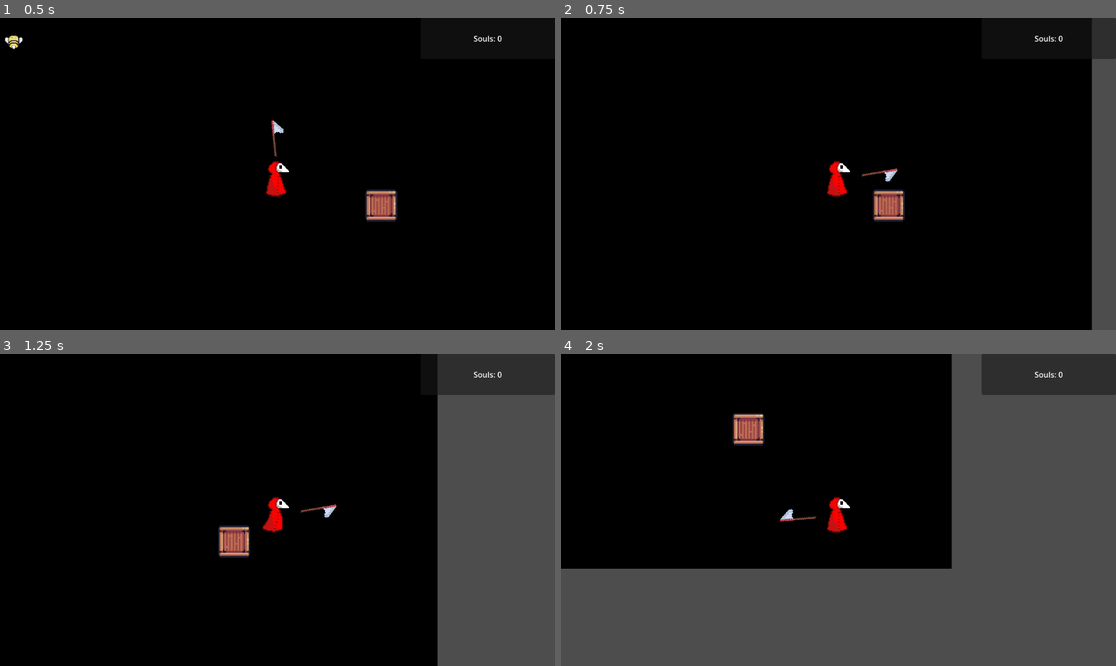
Above: before the commit, frames 1-4 (two rows, left to right).
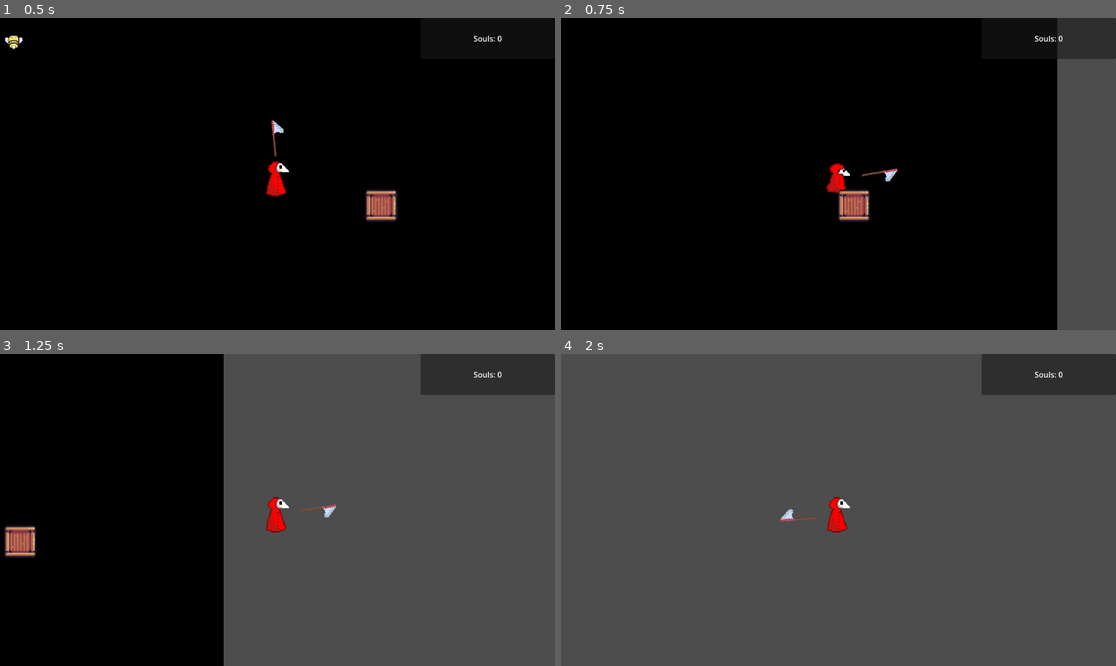
Above: after the commit, the same moments.

Repository: GlitchSkye/Game-test-top-down
Game: Godot game, scene res://game.tscn
Two runs of this game, one before a commit and one after it. Both use one fixed random seed, a clock stepped at 60 frames per second and the inputs below.
Inputs (mouse positions are in pixels of both pictures, inside the frame that each line leads up to):
- Up to frame 1 (0.5 s): no input
- Up to frame 2 (0.75 s): move the mouse to (960, 158) at 0.52 s; hold Right (ui_right) from 0.53 s (still down); tap Shift (ui_dash) at 0.6 s
- Up to frame 3 (1.25 s): keep holding Right (ui_right)
- Up to frame 4 (2 s): move the mouse to (727, 525) at 1.27 s; release Right (ui_right) at 1.28 s; hold Down (ui_down) from 1.28 s (still down); tap Shift (ui_dash) at 1.35 s

Frame 1 is identical in both runs. In frame 2, 7.6% of the frame differs, in the area x 47-96%, y 0-100%; in frame 3, 39%; in frame 4, 48%, in the area x 0-71%, y 0-69%.

Commit message:
added dash animation

Diff:
--- a/player/player_character_body_2d.tscn
+++ b/player/player_character_body_2d.tscn
@@ -1,20 +1,53 @@
-[gd_scene load_steps=22 format=3 uid="uid://k3ev0lxxvrob"]
+[gd_scene load_steps=31 format=3 uid="uid://k3ev0lxxvrob"]
 
 [ext_resource type="Script" path="res://program/Player/playercharacterbody2d.gd" id="1_ywxm0"]
+[ext_resource type="Texture2D" uid="uid://60jl53n3t7me" path="res://player-dash.png" id="2_2o7wd"]
 [ext_resource type="Texture2D" uid="uid://b1asfiol03rc1" path="res://player/player-run-sprite.png" id="4_71oal"]
 [ext_resource type="PackedScene" uid="uid://dwhyh07kbxenr" path="res://sword.tscn" id="5_ktt4c"]
 
-[sub_resource type="AtlasTexture" id="AtlasTexture_ivunn"]
-atlas = ExtResource("4_71oal")
+[sub_resource type="AtlasTexture" id="AtlasTexture_o67xv"]
+atlas = ExtResource("2_2o7wd")
+region = Rect2(0, 0, 64, 64)
+
+[sub_resource type="AtlasTexture" id="AtlasTexture_q660o"]
+atlas = ExtResource("2_2o7wd")
+region = Rect2(64, 0, 64, 64)
+
+[sub_resource type="AtlasTexture" id="AtlasTexture_g10fw"]
+atlas = ExtResource("2_2o7wd")
+region = Rect2(128, 0, 64, 64)
+
+[sub_resource type="AtlasTexture" id="AtlasTexture_bayjv"]
+atlas = ExtResource("2_2o7wd")
+region = Rect2(192, 0, 64, 64)
+
+[sub_resource type="AtlasTexture" id="AtlasTexture_gp00r"]
+atlas = ExtResource("2_2o7wd")
 region = Rect2(256, 0, 64, 64)
 
-[sub_resource type="AtlasTexture" id="AtlasTexture_fskfn"]
-atlas = ExtResource("4_71oal")
+[sub_resource type="AtlasTexture" id="AtlasTexture_tgsd2"]
+atlas = ExtResource("2_2o7wd")
 region = Rect2(320, 0, 64, 64)
 
-[sub_resource type="AtlasTexture" id="AtlasTexture_y2mnl"]
-atlas = ExtResource("4_71oal")
+[sub_resource type="AtlasTexture" id="AtlasTexture_lhoeg"]
+atlas = ExtResource("2_2o7wd")
 region = Rect2(384, 0, 64, 64)
+
+[sub_resource type="AtlasTexture" id="AtlasTexture_j2vn1"]
+atlas = ExtResource("2_2o7wd")
+region = Rect2(448, 0, 64, 64)
+
+[sub_resource type="AtlasTexture" id="AtlasTexture_ul3ex"]
+atlas = ExtResource("2_2o7wd")
+region = Rect2(512, 0, 64, 64)
+
+[sub_resource type="AtlasTexture" id="AtlasTexture_k1ftr"]
+atlas = ExtResource("2_2o7wd")
+region = Rect2(576, 0, 64, 64)
+
+[sub_resource type="AtlasTexture" id="AtlasTexture_fbi7x"]
+atlas = ExtResource("2_2o7wd")
+region = Rect2(640, 0, 64, 64)
 
 [sub_resource type="AtlasTexture" id="AtlasTexture_5weg3"]
 atlas = ExtResource("4_71oal")
@@ -68,17 +101,41 @@
 animations = [{
 "frames": [{
 "duration": 1.0,
-"texture": SubResource("AtlasTexture_ivunn")
-}, {
-"duration": 1.0,
-"texture": SubResource("AtlasTexture_fskfn")
-}, {
-"duration": 1.0,
-"texture": SubResource("AtlasTexture_y2mnl")
+"texture": SubResource("AtlasTexture_o67xv")
+}, {
+"duration": 1.0,
+"texture": SubResource("AtlasTexture_q660o")
+}, {
+"duration": 1.0,
+"texture": SubResource("AtlasTexture_g10fw")
+}, {
+"duration": 1.0,
+"texture": SubResource("AtlasTexture_bayjv")
+}, {
+"duration": 1.0,
+"texture": SubResource("AtlasTexture_gp00r")
+}, {
+"duration": 1.0,
+"texture": SubResource("AtlasTexture_tgsd2")
+}, {
+"duration": 1.0,
+"texture": SubResource("AtlasTexture_lhoeg")
+}, {
+"duration": 1.0,
+"texture": SubResource("AtlasTexture_j2vn1")
+}, {
+"duration": 1.0,
+"texture": SubResource("AtlasTexture_ul3ex")
+}, {
+"duration": 1.0,
+"texture": SubResource("AtlasTexture_k1ftr")
+}, {
+"duration": 1.0,
+"texture": SubResource("AtlasTexture_fbi7x")
 }],
 "loop": true,
 "name": &"dash",
-"speed": 5.0
+"speed": 15.0
 }, {
 "frames": [{
 "duration": 1.0,
@@ -144,7 +201,8 @@
 sprite_frames = SubResource("SpriteFrames_tbx6f")
 animation = &"dash"
 autoplay = "idle"
-frame_progress = 0.717666
+frame = 6
+frame_progress = 0.812276
 
 [node name="Area2D" type="Area2D" parent="." groups=["player"]]
 
--- a/program/Player/playercharacterbody2d.gd
+++ b/program/Player/playercharacterbody2d.gd
@@ -1,69 +1,91 @@
 extends CharacterBody2D
 
+# Constants for movement and dash behavior
 const SPEED = 300.0
-const DASH_SPEED = 600.0
-const DASH_DURATION = 0.2
+const DASH_SPEED = 1200.0
+const DASH_DURATION = 0.5
 const DASH_COOLDOWN = 1.0
 const DECELERATION = 10.0
+
+# Animation states as constants to avoid typos
+const IDLE_ANIMATION = "idle"
+const RUN_ANIMATION = "run"
+const DASH_ANIMATION = "dash"
+
+# Variables for dash control
 var is_dashing = false
 var dash_time = 0.0
-var dash_cooldown_time = 0.0
+var dash_cooldown_time = 0.0  # Initialize cooldown time to 0
+var dash_direction = Vector2.ZERO  # Store the direction of the dash
+var has_dashed = false  # Flag to track if the dash has been used
 
 var mouse_position = Vector2()
 
 @onready var player: AnimatedSprite2D = $player
-@onready var bee_collectable: CharacterBody2D = $bee_collectable # Corrected node path reference
+@onready var bee_collectable: CharacterBody2D = $bee_collectable
 @onready var game_manager: Node = %GameManager
 @onready var sword: Area2D = $"../weapon/sword"
 
 func _physics_process(delta: float) -> void:
-	# Handle Dash cooldown
+	# Handle dash cooldown
 	if dash_cooldown_time > 0:
 		dash_cooldown_time -= delta
 
-	# Handle dash timing
+	# Update dash state
 	if is_dashing:
-		dash_time -= delta
-		if dash_time <= 0:
-			is_dashing = false  # End the dash
+		update_dash(delta)
+	else:
+		handle_movement(delta)
 
-	# Animations for walking
-	if abs(velocity.x) > 1:
-		player.animation = "run"
+	# Apply velocity to the character
+	move_and_slide()  # No arguments needed, `velocity` is already part of the character
+
+	# Set player flip based on movement direction
+	player.flip_h = velocity.x < 0
+
+# Function to handle basic movement
+func handle_movement(delta: float) -> void:
+	var direction = Vector2(Input.get_axis("ui_left", "ui_right"), Input.get_axis("ui_up", "ui_down"))
+
+	# Start dash if the dash input is pressed
+	if Input.is_action_just_pressed("ui_dash") and (not has_dashed or dash_cooldown_time <= 0):
+		start_dash(direction)
+		return
+
+	# Handle normal movement when not dashing
+	if direction != Vector2.ZERO:
+		velocity = direction.normalized() * SPEED
+		set_animation(RUN_ANIMATION)
 	else:
-		player.animation = "idle"
+		velocity.x = move_toward(velocity.x, 0, DECELERATION)
+		velocity.y = move_toward(velocity.y, 0, DECELERATION)
+		set_animation(IDLE_ANIMATION)
 
-	# Get the input direction and handle the movement/deceleration
-	var direction := Input.get_axis("ui_left", "ui_right")
-
-	# Check for Dash input (Shift key or custom dash action)
-	if Input.is_action_just_pressed("ui_dash") and not is_dashing and dash_cooldown_time <= 0:
+# Function to start dash
+func start_dash(direction: Vector2) -> void:
+	if direction != Vector2.ZERO:
 		is_dashing = true
 		dash_time = DASH_DURATION
-		dash_cooldown_time = DASH_COOLDOWN
+		dash_direction = direction.normalized()  # Lock direction for the duration of the dash
+		set_animation(DASH_ANIMATION)
+		if has_dashed:
+			dash_cooldown_time = DASH_COOLDOWN  # Set cooldown after the first dash
+		else:
+			has_dashed = true  # Indicate that the dash has been used
 
-	if is_dashing:
-		velocity.x = direction * DASH_SPEED
+# Function to update dash logic
+func update_dash(delta: float) -> void:
+	dash_time -= delta
+	if dash_time <= 0:
+		is_dashing = false  # End the dash
+		# Optionally set to idle or run animation after dash ends
 	else:
-		if direction != 0:
-			velocity.x = direction * SPEED
-		else:
-			velocity.x = move_toward(velocity.x, 0, DECELERATION)
+		velocity = dash_direction * DASH_SPEED  # Maintain the locked dash direction
 
-	var directionY = Input.get_axis("ui_up", "ui_down")
-	if directionY != 0:
-		velocity.y = directionY * SPEED
-	else:
-		velocity.y = move_toward(velocity.y, 0, DECELERATION)
-
-	# Apply velocity to character
-	move_and_slide()
-
-	# Facing correct direction
-	player.flip_h = velocity.x < 0
-
-func _process(delta):
-	pass
+# Helper function to set animations
+func set_animation(animation_name: String) -> void:
+	if player.animation != animation_name:
+		player.animation = animation_name
 
 func _on_area_2d_area_entered(area: Area2D) -> void:
 	if area.is_in_group("bee_collectable"):
Binary file added: player-dash.png
Not shown, added: player-dash.png.import
